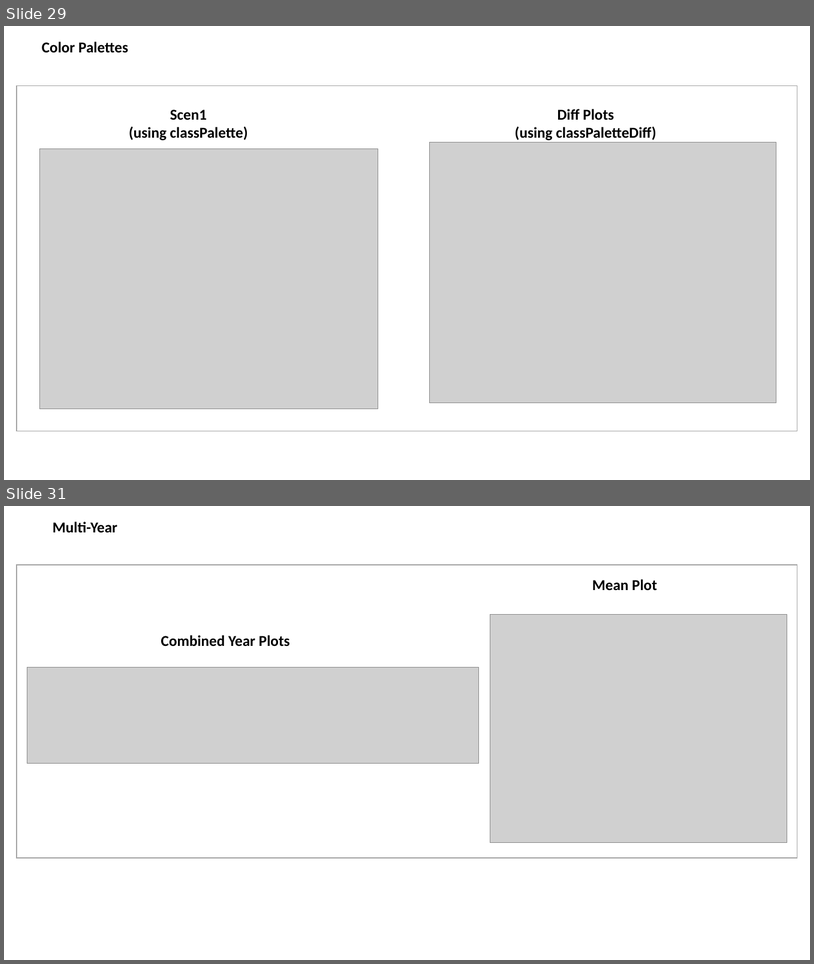
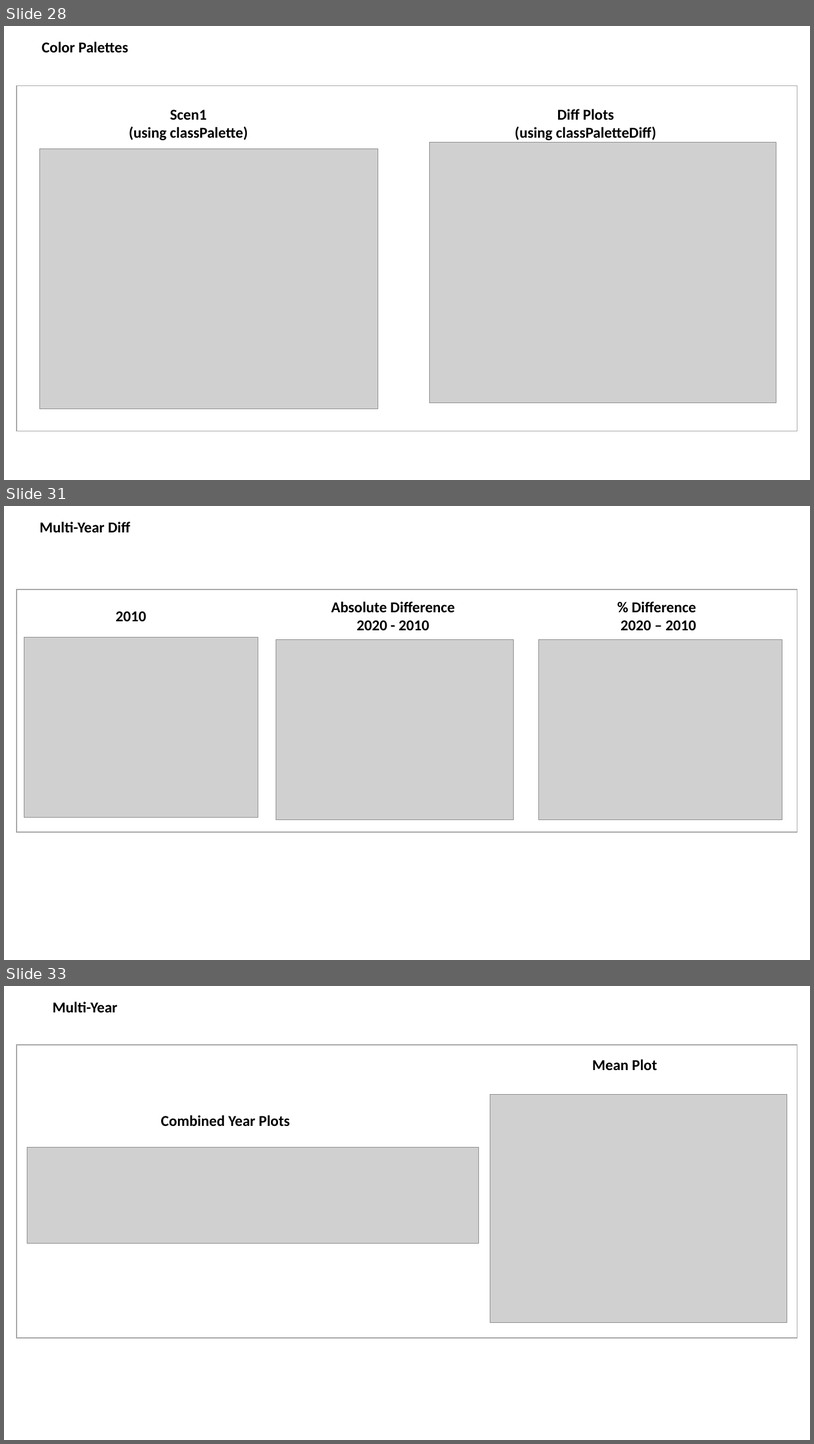
Before and after one commit to JGCRI/metis, a slide deck: vignettes/vignetteFigs/00vignetteFigs.pptx. Shown one above the other, each under a label of ours: slides 29 and 31 before the commit, slides 28, 31 and 33 after it; the slides between them are not shown. The pictures are 814x964 and 814x1444 pixels, drawn with LibreOffice and Linux fonts; fonts in the diff are those of the drawing; grey boxes stand for pictures. Boxes give left, top, right and bottom in pixels: in the first picture for what was removed or moved away, otherwise in the second. Text is boxed around its words. In the diff, an @@ line names an element or a change of style, - is before the commit and + after.

Commit message:
Multi-Year Diff Plots

```diff
--- a/vignettes/vignetteFigs/00vignetteFigs.pptx
+++ b/vignettes/vignetteFigs/00vignetteFigs.pptx
@@ slide 31 added at (4, 506, 810, 960), background #FFFFFF @@
@@ text added at (39, 522, 130, 533), 18 pt, text #000000, bold @@
+Multi-Year Diff
@@ rectangle added at (17, 589, 798, 832), outline #A6A6A6 1 pt @@
@@ text added at (116, 611, 146, 621), 18 pt, text #000000, bold @@
+2010
@@ text added at (332, 601, 455, 630), 18 pt, text #000000, bold @@
+Absolute Difference 2020 - 2010
@@ text added at (621, 601, 696, 630), 18 pt, text #000000, bold @@
+% Difference
+2020 – 2010
@@ picture added at (24, 637, 258, 817) @@
@@ picture added at (276, 639, 514, 819) @@
@@ picture added at (539, 639, 782, 819) @@
@@ what was slide 29 is now slide 28 @@
@@ what was slide 31 is now slide 33 @@
```
Also in this commit, not shown: 2 slides changed, 1 other slide added, 15 other files.
